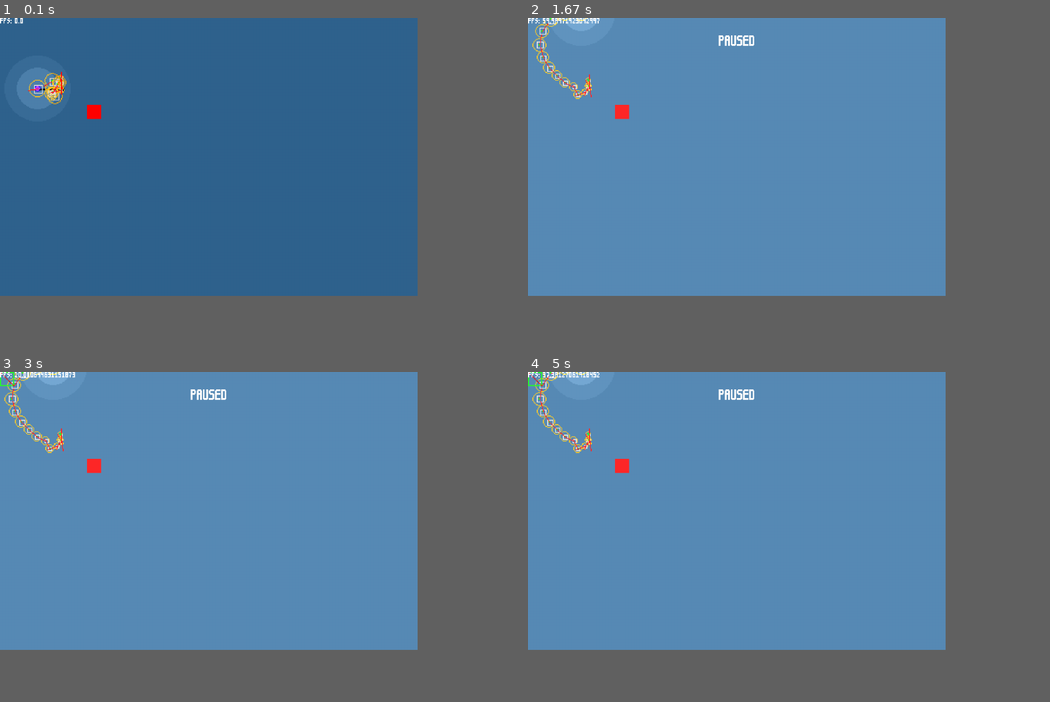
Above: before the commit, frames 1-4 (two rows, left to right).
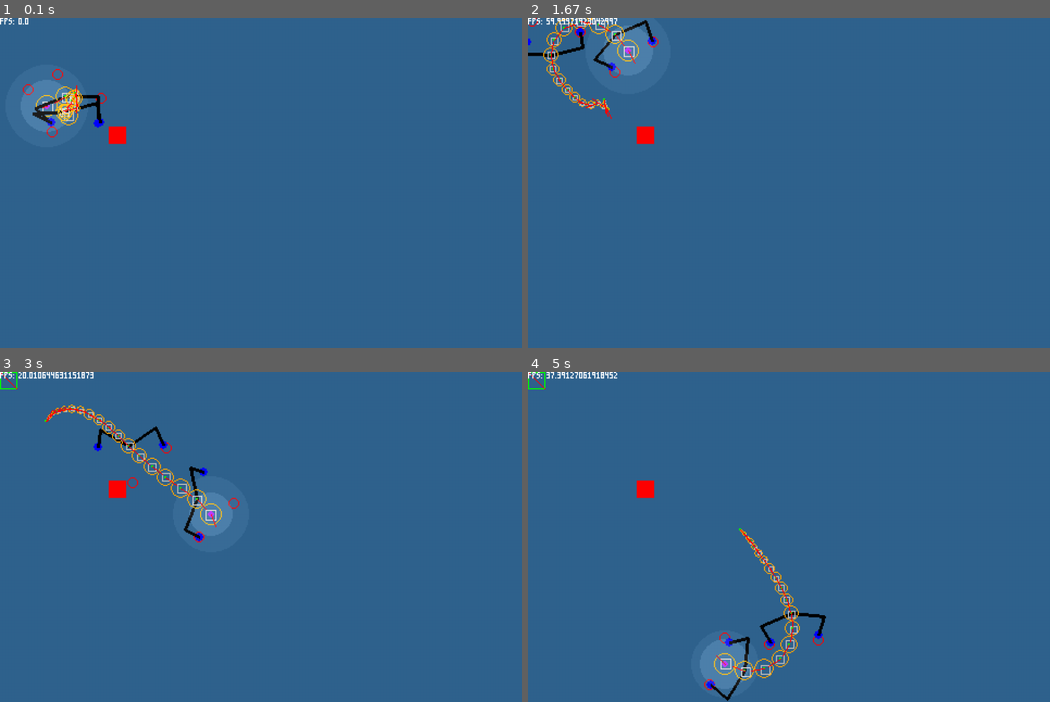
Above: after the commit, the same moments.

Repository: towella/testing-procedural-animation
Game: pygame game, started from code/main.py
The game is run twice, just before and just after one commit, with the same random seed, the same clock (stepped at 60 frames per second) and the same inputs.
Inputs (mouse positions are in pixels of both pictures, inside the frame that each line leads up to):
- Up to frame 1 (0.1 s): no input
- Up to frame 2 (1.67 s): tap F at 0.33 s; move the mouse to (663, 186) at 0.7 s; tap X at 0.73, 1.03 s; tap P at 1.17 s; click (663, 117) at 1.55 s
- Up to frame 3 (3 s): tap X at 1.9 s; click (266, 573) at 1.92 s; tap Z at 1.98 s; click (187, 467) at 2.23 s; click (443, 622) at 2.57 s; click (88, 570) at 2.9 s
- Up to frame 4 (5 s): click (909, 454) at 3.23 s; click (663, 596) at 3.57 s; click (976, 612) at 3.9 s; click (632, 659) at 4.23 s; tap X at 4.57, 4.87 s; click (705, 431) at 4.6 s
In our replay, the window is 720x480 before the commit and 900x570 after it. These sizes can differ from the game's own. Grey fills any space a smaller window leaves; there, only what the larger window draws over its background counts as a difference.

The runs differ from the first frame. In frame 1, 1.6% of the frame differs, in the area x 0-25%, y 0-39%; in frame 2, 66%; in frame 3, 67%; in frame 4, 68%, in the area x 0-80%, y 0-100%.

Commit message:
Major Leg Improvements and Minor Changes
- Added fullscreen button with auto pause
- Modified leg class to be pairs of legs rather than individual legs. Reduces instances, less parameters and makes more sense since legs always come in pairs.
- Added rudimentary stagger between legs in a pair.
- Changed scaling factor to be a whole number. Prevent pixel warping.
- Feet targets are no longer held stationary while legs are moving (when walking, aim specific distance from body rather than specific point on ground). Allows leg to fully extend if desired.
- Added optional timing offset to leg pairs, so when multiple pairs are used, they don't all move their legs at the same time.

Diff:
--- a/code/game_data.py
+++ b/code/game_data.py
@@ -1,7 +1,8 @@
 tile_size = 16  # keep to prevent errors, even if game doesn't need tiles
 screen_width = 30 * tile_size  # arbitrary
-screen_height = 20 * tile_size  # arbitrary
-scaling_factor = 2.4  # how much the screen is scaled up before blitting on display
+screen_height = 19 * tile_size  # arbitrary
+# -------- !!!SCALING FACTOR SHOULD BE A WHOLE NUMBER!!! --------
+scaling_factor = 3  # how much the screen is scaled up before blitting on display.
 
 game_speed = 60  # fps
 
--- a/code/level.py
+++ b/code/level.py
@@ -180,6 +180,10 @@
         width = self.large_font.width('PAUSED')
         self.large_font.render('PAUSED', self.screen_surface, (center_object_x(width, self.screen_surface), 20))
 
+# -- getters and setters --
+    def set_pause(self, bool=True):
+        self.pause = bool
+
 # -------------------------------------------------------------------------------- #
 
     # updates the level allowing tile scroll and displaying tiles to screen
--- a/code/main.py
+++ b/code/main.py
@@ -32,7 +32,7 @@
 screen_rect = screen.get_rect()  # used for camera scroll boundaries
 
 # caption and icon
-pygame.display.set_caption('Sample')
+pygame.display.set_caption('Larry the Cosmic Horror')
 pygame.display.set_icon(pygame.image.load(resource_path('../assets/icon/app_icon.png')))
 
 # get controller joysticks
@@ -95,6 +95,9 @@
                         game_speed = 20
                     else:
                         game_speed = 60
+                elif event.key == pygame.K_f:
+                    pygame.display.toggle_fullscreen()
+                    level.set_pause()
 
             # Mouse events
             elif event.type == pygame.MOUSEBUTTONDOWN:
--- a/code/player.py
+++ b/code/player.py
@@ -36,14 +36,16 @@
 
     # initialises the body
     def create_body(self, spawn, segments, segment_spacing):
-        body_points = []
-
-        body_points.append(Body_Segment(self.surface, spawn, self.seg_spacing, self.max_flex, self.max_seg_speed, True))
+        body_points = [Body_Segment(self.surface, spawn, self.seg_spacing, self.max_flex, self.max_seg_speed, False)]
+
         for i in range(segments - 1):
             segment_spacing -= 1  # TODO TEST REMOVE (dynamically change spacing and circle size of segs)
             if segment_spacing < 1:  # TODO TEST REMOVE
                 segment_spacing = 1  # TODO TEST REMOVE
-            body_points.append(Body_Segment(self.surface, spawn, segment_spacing, self.max_flex, self.max_seg_speed, False, body_points[i]))
+            if i == 5 or i == 0:
+                body_points.append(Body_Segment(self.surface, spawn, segment_spacing, self.max_flex, self.max_seg_speed, True, body_points[i]))
+            else:
+                body_points.append(Body_Segment(self.surface, spawn, segment_spacing, self.max_flex, self.max_seg_speed, False, body_points[i]))
             body_points[i].set_child(body_points[i + 1])  # max i is length of points - 1 (head is added before loop)
             # therefore child of last point (i) is i + 1
 
@@ -338,8 +340,15 @@
 
         # legs
         self.has_legs = legs
-        self.legs = [Leg(self.surface, self.pos, 1, True, True),
-                     Leg(self.surface, self.pos, 1, False, False)]
+        # TODO define these parameters better (mainly for testing)
+        leg_thickness = 3
+        max_leg_length = 60
+        number_elbows = 1
+        target_angle = 40
+        target_displacement = 35
+        time_offset = 0
+        self.legs = [LegPair(self.surface, self.pos, number_elbows, max_leg_length, target_angle, target_displacement,
+                             time_offset, leg_thickness)]
 
         # segment values
         self.seg_spacing = segment_spacing
@@ -528,7 +537,7 @@
         self.direction.y = 0
 
         if not self.head:
-            point = self.parent_seg.get_pos()  # norm pos is required for limiting joint angle
+            point = self.parent_seg.get_prev_pos()
         self.prev_pos = self.pos
 
         # moves towards point based on spacing
@@ -572,94 +581,102 @@
         pygame.draw.line(self.surface, 'red', self.pos, epos, 1)
 
 
-class Leg:
-    def __init__(self, surface, anchor, num_elbows, right_foot, up_elbow=True):
+class LegPair:
+    def __init__(self, surface, anchor, num_elbows, max_leg_length, target_angle=50, target_displacement=50, move_time_offset=0, leg_thickness=2):
         # general
         self.surface = surface
         self.anchor = anchor  # where the leg is joined to the parent object
         self.rot = 0  # keeps track of leg rotation
 
-        # foot
-        self.right_foot = right_foot
-        self.foot = anchor  # the leg's foot point
-        self.foot_target = None  # target the foot moves to
-        self.foot_move = False
-
         # elbows
         self.num_elbows = num_elbows  # number of leg segments (elbows to be found)
-        self.up_elbow = up_elbow  # whether the elbows face up or down using inverse kinematics
 
         # leg
-        self.max_leg_distance = 60  # maximum amount of frames legs will stay still when moving TODO make input param
-        self.leg_distance = 0
+        self.max_leg_length = max_leg_length  # informs length of leg segments
+        # tracks distance of body to feet to determine when to move feet [left, right]
+        # max_leg_distance // 2 creates offset between the legs
+        self.leg_distance = [self.max_leg_length // 2 + move_time_offset, 0 + move_time_offset]  # TODO verify move_time_offset is functional
+        self.leg_thickness = leg_thickness
+
+        # foot target
+        self.target_angle = target_angle
+        self.target_disp = target_displacement  # (x, y), displacement of foot targets for x and y relative to seg rot
+        if self.target_disp > self.max_leg_length:
+            self.target_disp = self.max_leg_length
+
+        self.foot_targets = [(0, 0), (0, 0)]  # target the foot moves to [left, right]
+        self.find_targets()
+
+        # foot
+        self.feet = [self.foot_targets[0], self.foot_targets[1]]  # the leg's foot points [left, right]
+        self.foot_move = [False, False]  # whether a foot should move or not [left, right]
 
         # lerp
         self.lerp_increment = 0.05  # value added to lerp per frame when required
-        self.lerp = 0
+        self.lerp = [0, 0]  # tracks lerp value of feet when moving (between 0 and 1, representing a percentage of movement) []left, right]
+
+    def find_targets(self):
+        left_angle = math.radians(self.rot + self.target_angle)
+        right_angle = math.radians(self.rot - self.target_angle)
+
+        # left foot
+        self.foot_targets[0] = (self.anchor[0] + math.sin(left_angle) * self.target_disp,
+                                self.anchor[1] + math.cos(left_angle) * self.target_disp)
+        # right foot
+        self.foot_targets[1] = (self.anchor[0] + math.sin(right_angle) * self.target_disp,
+                                self.anchor[1] + math.cos(right_angle) * self.target_disp)
 
     # TODO optimise use of trig
     def update(self, pos, rot, distance):
         self.anchor = pos
         self.rot = rot
-        self.leg_distance += distance
-
-        rotation = math.radians(self.rot)
-        relative_angle = 50  # TODO make param
-        left_angle = math.radians(self.rot + relative_angle)
-        right_angle = math.radians(self.rot - relative_angle)
-
-        x_displace = 20  # TODO make param
-        y_displace = 40  # TODO make param
-        y_displace = (math.sin(rotation) * y_displace, math.cos(rotation) * y_displace)
+        self.leg_distance[0] += distance
+        self.leg_distance[1] += distance
 
         # -- Calculate foot target if not moving foot --
-        # left foot
-        if not self.foot_move and not self.right_foot:
-            self.foot_target = [self.anchor[0] + math.sin(left_angle) * x_displace + y_displace[0],
-                                self.anchor[1] + math.cos(left_angle) * x_displace + y_displace[1]]
-        # right foot
-        if not self.foot_move and self.right_foot:
-            self.foot_target = [self.anchor[0] + math.sin(right_angle) * x_displace + y_displace[0],
-                                self.anchor[1] + math.cos(right_angle) * x_displace + y_displace[1]]
+        self.find_targets()
+
+        # TODO test render
+        pygame.draw.circle(self.surface, 'red', self.foot_targets[0], 5, 1)
+        pygame.draw.circle(self.surface, 'red', self.foot_targets[1], 5, 1)
 
         # -- Move Feet --
-        # Lerps feet towards targets (always makes it in time no matter distance because % distance is used)
-        if self.leg_distance > self.max_leg_distance:
-            self.leg_distance = 0
-            self.foot_move = True
-        # lerp (end lerp if at 100%)
-        if self.foot_move:
-            self.foot = lerp2D(self.foot, self.foot_target, self.lerp)
-            self.lerp += self.lerp_increment
+        # Check if foot needs to move. If it does, zero distance for next move and set bool
+        if self.leg_distance[0] > self.max_leg_length:
+            # TODO if get_distance(self.anchor, self.feet[0]) > self.max_leg_length:
+            self.leg_distance[0] = 0
+            self.foot_move[0] = True
+        if self.leg_distance[1] > self.max_leg_length:
+            # TODO if get_distance(self.anchor, self.feet[1]) > self.max_leg_length:
+            self.leg_distance[1] = 0
+            self.foot_move[1] = True
+
+        # Lerps feet towards targets (always makes it in time no matter distance because % distance is used) (end lerp if at 100%)
+        if self.foot_move[0]:
+            self.feet[0] = lerp2D(self.feet[0], self.foot_targets[0], self.lerp[0])
+            self.lerp[0] += self.lerp_increment
             # stop and reset lerp if at 100% (foot at target)
-            if self.lerp >= 1:
-                self.foot_move = False
-                self.lerp = 0
-
-        # Lerps feet towards targets (always makes it in time no matter distance because % distance is used)
-        # activate lerp
-        if self.leg_distance > self.max_leg_distance:
-            self.leg_distance = 0
-            self.foot_move = True
-        # lerp (end lerp if at 100%)
-        if self.foot_move:
-            self.foot = lerp2D(self.foot, self.foot_target, self.lerp)
-            self.lerp += self.lerp_increment
-            # stop and reset lerp if at 100% (foot at target)
-            if self.lerp >= 1:
-                self.foot_move = False
-                self.lerp = 0
+            if self.lerp[0] >= 1:
+                self.foot_move[0] = False
+                self.lerp[0] = 0
+        if self.foot_move[1]:
+            self.feet[1] = lerp2D(self.feet[1], self.foot_targets[1], self.lerp[1])
+            self.lerp[1] += self.lerp_increment
+            if self.lerp[1] >= 1:
+                self.foot_move[1] = False
+                self.lerp[1] = 0
 
     # TODO optimise use of trig
     def draw(self):
-        # ------------ FOOT BALLS ---------------
-        pygame.draw.circle(self.surface, 'blue', self.foot, 4)
+        # ------------ FEET BALLS ---------------
+        pygame.draw.circle(self.surface, 'blue', self.feet[0], 4)
+        pygame.draw.circle(self.surface, 'blue', self.feet[1], 4)
 
         #------------- LEG LINES ----------------
         # TODO name variables better and optimise
-        leg_seg_length = self.max_leg_distance // 2
-
-        b = get_distance(self.anchor, self.foot)
+        leg_seg_length = self.max_leg_length // (self.num_elbows + 1)
+
+        b = get_distance(self.anchor, self.feet[0])
         # b can not be 0 (division by 0 error) May start as zero when anchor == foot meaning leg distance = 0
         if b == 0:
             b = 1
@@ -671,21 +688,25 @@
         elif law_cosines < -1:
             law_cosines = -1
 
-        # TODO left leg is the problem
-
         # Find elbows
-        if self.up_elbow:
-            # --- Up Elbow ---  (right)
-            angle = math.acos(law_cosines) + math.radians(get_angle(self.anchor, self.foot))
-            # find elbow
-            elbow = [self.anchor[0] + math.sin(angle) * leg_seg_length, self.anchor[1] + math.cos(angle) * leg_seg_length]
-
-        else:
-            # --- Down Elbow ---  (left)
-            angle = math.radians(get_angle(self.anchor, self.foot)) - math.acos(law_cosines)
-            # find elbow
-            elbow = [self.anchor[0] - math.sin(angle) * leg_seg_length, self.anchor[1] - math.cos(angle) * leg_seg_length]
-
+        # --- Down Elbow ---  (left)
+        angle_to_foot = math.radians(get_angle(self.anchor, self.feet[0]))
+        angle = angle_to_foot - math.acos(law_cosines)
+        # find elbow
+        elbow = [self.anchor[0] - math.sin(angle) * leg_seg_length, self.anchor[1] - math.cos(angle) * leg_seg_length]
         # Render
-        pygame.draw.line(self.surface, 'black', self.anchor, elbow, 2)
-        pygame.draw.line(self.surface, 'black', elbow, self.foot, 2)
+        pygame.draw.line(self.surface, 'black', self.anchor, elbow, self.leg_thickness)
+        pygame.draw.line(self.surface, 'black', elbow, self.feet[0], self.leg_thickness)
+
+        # --- Up Elbow ---  (right)
+        angle_to_foot = math.radians(get_angle(self.anchor, self.feet[1]))
+        angle = math.acos(law_cosines) + angle_to_foot
+        # find elbow
+        elbow = [self.anchor[0] + math.sin(angle) * leg_seg_length, self.anchor[1] + math.cos(angle) * leg_seg_length]
+        # Render
+        pygame.draw.line(self.surface, 'black', self.anchor, elbow, self.leg_thickness)
+        pygame.draw.line(self.surface, 'black', elbow, self.feet[1], self.leg_thickness)
+
+        # TODO testing 0 elbow
+        #pygame.draw.line(self.surface, 'black', self.anchor, self.feet[0], self.leg_thickness)
+        #pygame.draw.line(self.surface, 'black', self.anchor, self.feet[1], self.leg_thickness)
Not shown, changed: TODO
